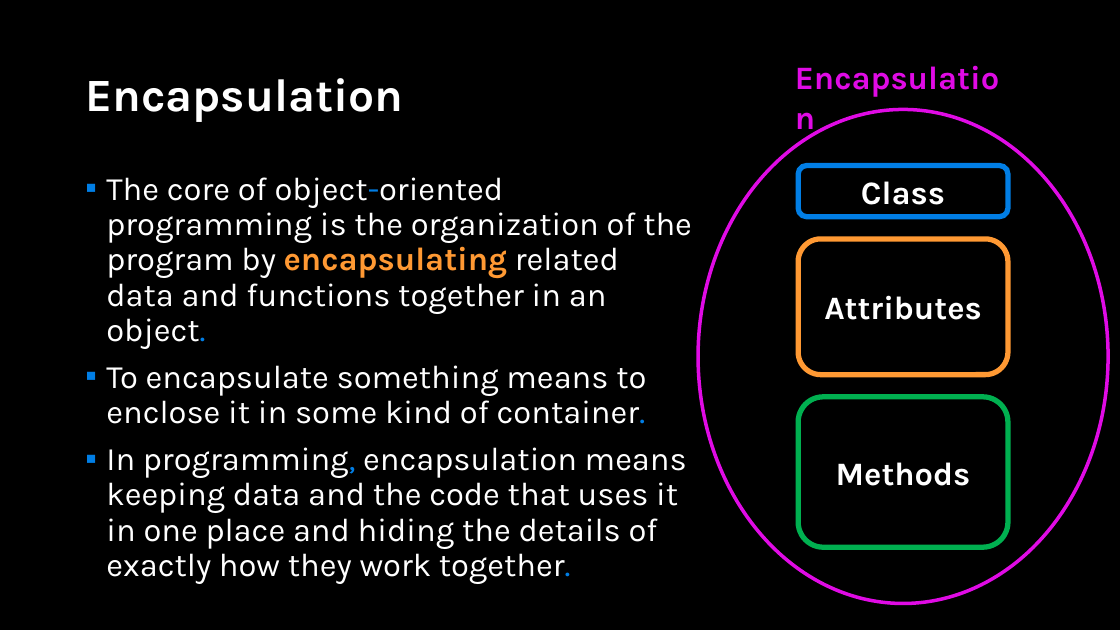
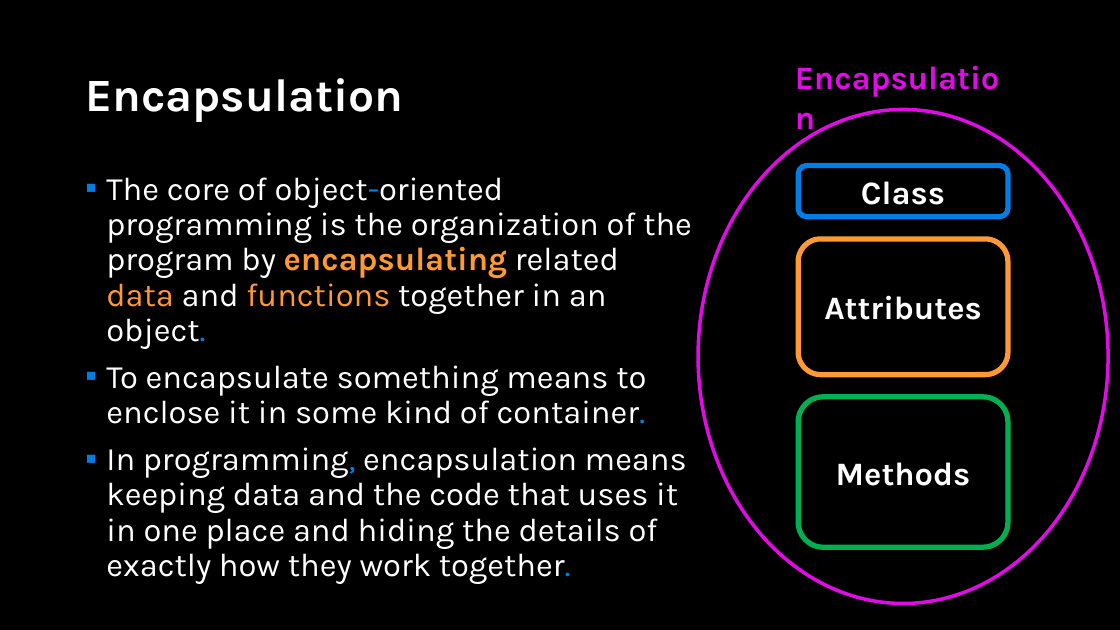
Before and after one commit to APS106/APS106-winter-2022-material, a slide deck: slide 33 of lectures/week10/lecture2/slides/week10_lecture2.pptx. Drawn at 1120x630 pixels with LibreOffice and Linux fonts; fonts in the diff are those of the drawing; background and template pictures are left out. Boxes give left, top, right and bottom in pixels: in the first picture for what was removed or moved away, otherwise in the second. Text is boxed around its words. In the diff, an @@ line names an element or a change of style, - is before the commit and + after.

```diff
--- a/lectures/week10/lecture2/slides/week10_lecture2.pptx
+++ b/lectures/week10/lecture2/slides/week10_lecture2.pptx
@@ text at box(106, 177, 692, 349): text colour #FFFFFF to #FF9933 in "data functions" @@
```
Also in this commit, not shown: 4 other slides changed, 4 other files.
